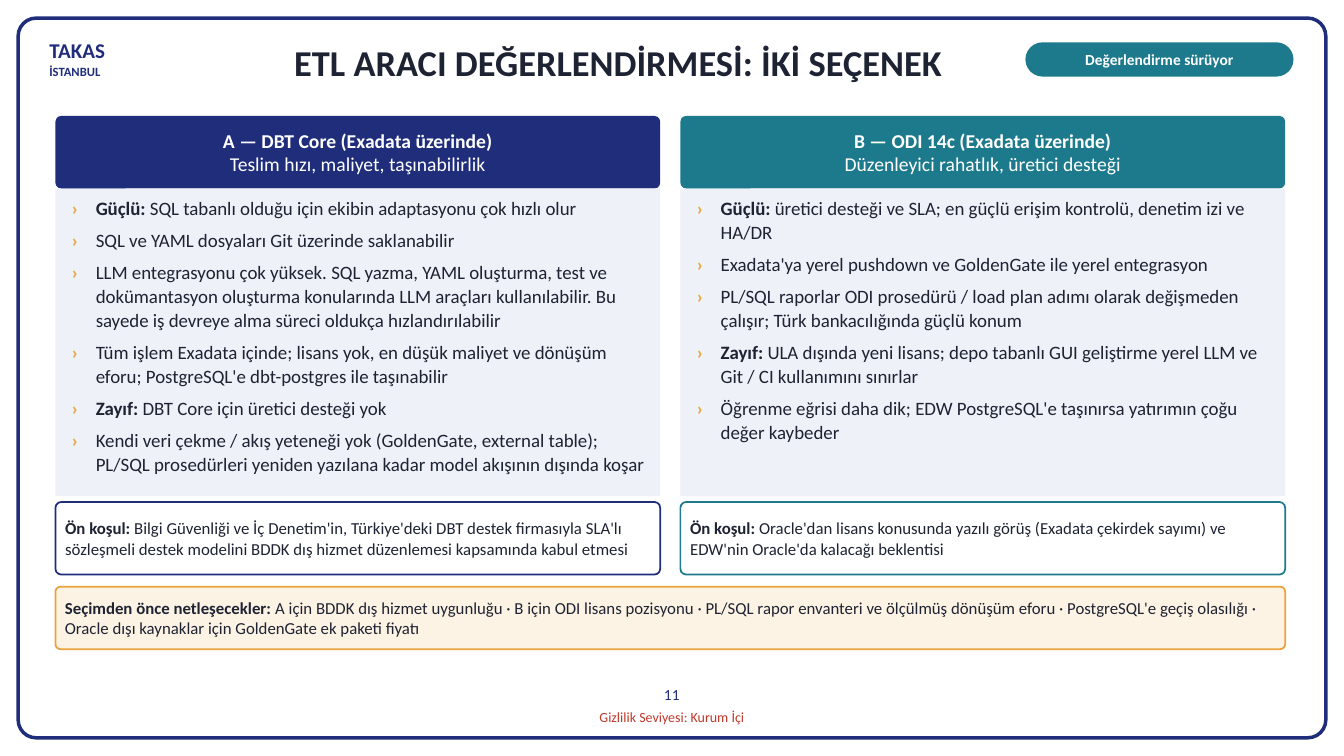
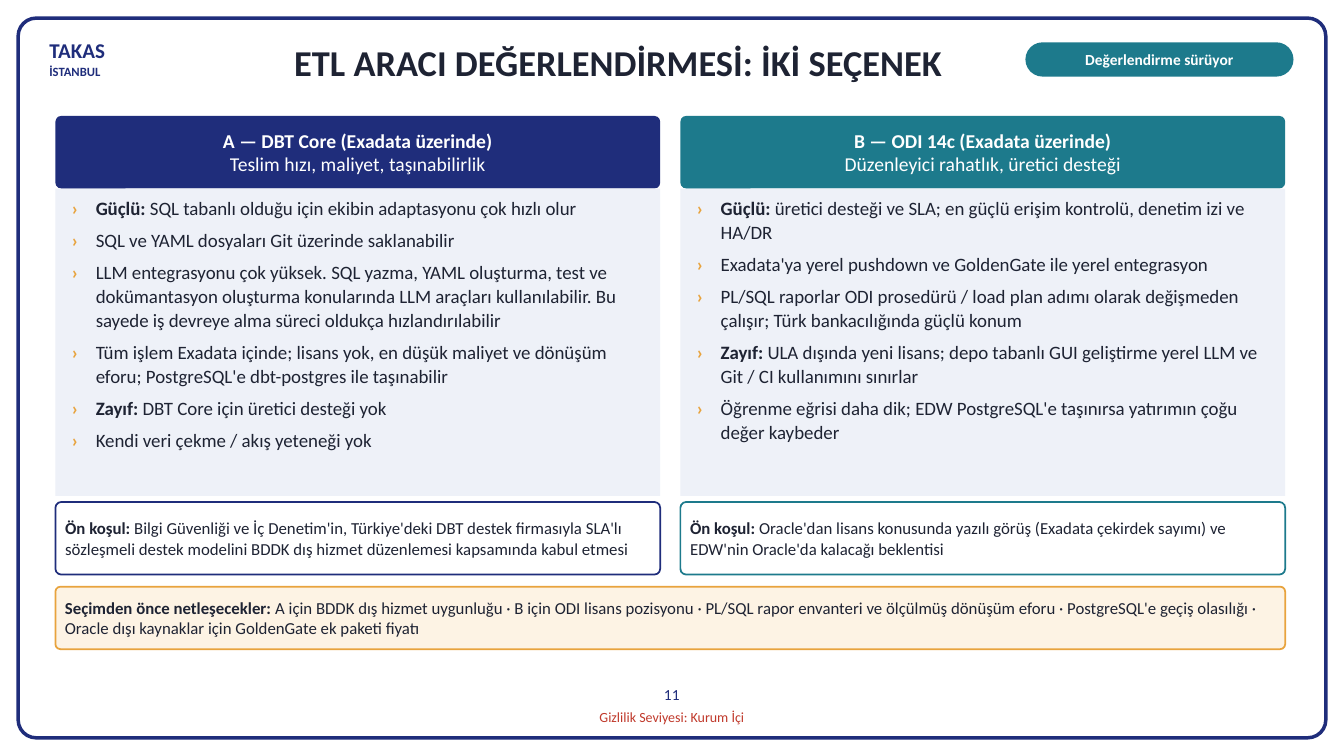
Before and after one commit to hanifidemirel0/Cursor-Projects, a slide deck: slide 11 of outputs/dwh-sunum-kasim-2026/5 - DWHSunum_Kasim2026.pptx. Drawn at 1344x756 pixels with LibreOffice and Linux fonts; fonts in the diff are those of the drawing. Boxes give left, top, right and bottom in pixels: in the first picture for what was removed or moved away, otherwise in the second. Text is boxed around its words. In the diff, an @@ line names an element or a change of style, - is before the commit and + after.

```diff
--- a/outputs/dwh-sunum-kasim-2026/5 - DWHSunum_Kasim2026.pptx
+++ b/outputs/dwh-sunum-kasim-2026/5 - DWHSunum_Kasim2026.pptx
@@ text at [96,434,372,451]: text changed @@
-› Kendi veri çekme / akış yeteneği yok (GoldenGate, external table); PL/SQL prosedürleri yeniden yazılana kadar model akışının dışında koşar
+› Kendi veri çekme / akış yeteneği yok
```
Also in this commit, not shown: 2 other files.
